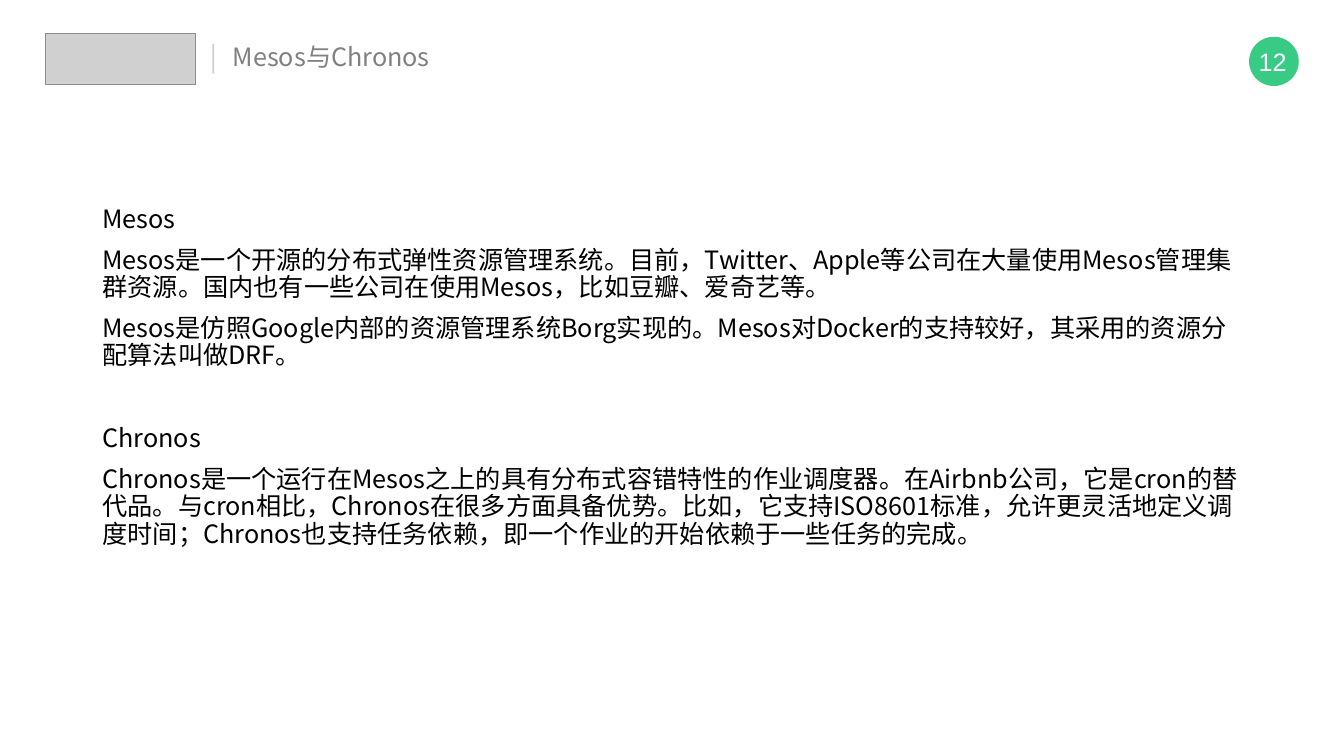
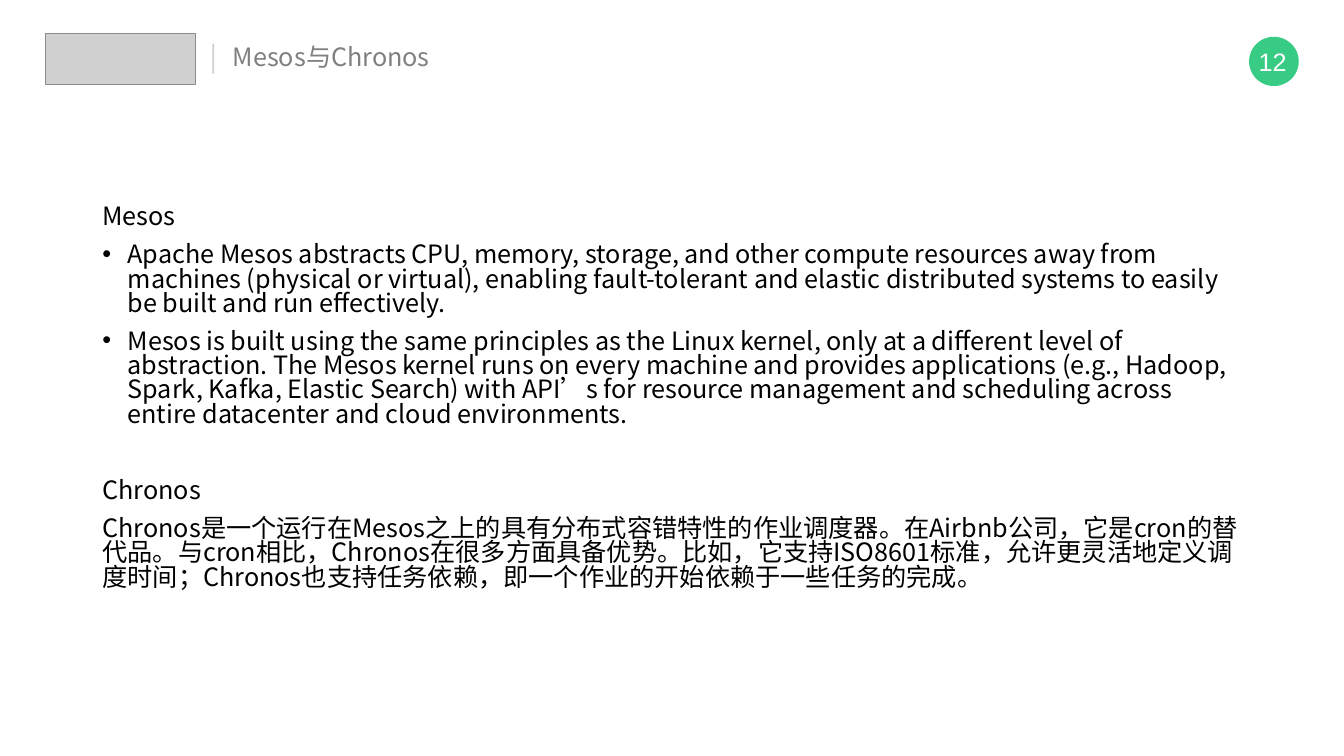
Before and after one commit to IT18Monkey/java-learn-note, a slide deck: slide 19 of 技术分享/浅尝docker.pptx. Drawn at 1344x756 pixels with LibreOffice and Linux fonts; fonts in the diff are those of the drawing; grey boxes stand for pictures. Boxes give left, top, right and bottom in pixels: in the first picture for what was removed or moved away, otherwise in the second. Text is boxed around its words. In the diff, an @@ line names an element or a change of style, - is before the commit and + after.

Commit message:
update

```diff
--- a/技术分享/浅尝docker.pptx
+++ b/技术分享/浅尝docker.pptx
@@ text at (102, 206, 1237, 590): line spacing 0.9 to 0.8 @@
@@ text at (128, 242, 1226, 424): text changed @@
-Mesos是一个开源的分布式弹性资源管理系统。目前，Twitter、Apple等公司在大量使用Mesos管理集群资源。国内也有一些公司在使用Mesos，比如豆瓣、爱奇艺等。
-Mesos是仿照Google内部的资源管理系统Borg实现的。Mesos对Docker的支持较好，其采用的资源分配算法叫做DRF。
+• Apache Mesos abstracts CPU, memory, storage, and other compute resources away from machines (physical or virtual), enabling fault-tolerant and elastic distributed systems to easily be built and run effectively.
+• Mesos is built using the same principles as the Linux kernel, only at a different level of abstraction. The Mesos kernel runs on every machine and provides applications (e.g., Hadoop, Spark, Kafka, Elastic Search) with API’s for resource management and scheduling across entire datacenter and cloud environments.
```
Also in this commit, not shown: 2 other slides changed.
